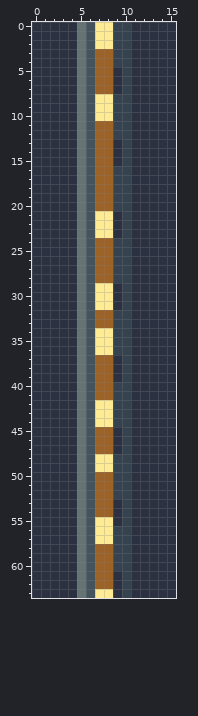
Pixel-art file -- src/main/art/machines/block/transport/energy_cable_active.aseprite. That is the earlier state.
16x64 pixels, 1 frame. Colours within 5 levels of each other are drawn and written as one.
The result:
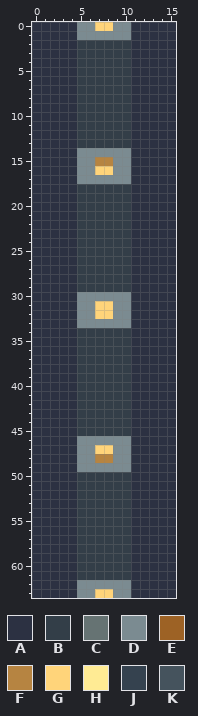
Palette (. is transparent): A #2c3142  B #333e48  C #667373  D #7b8b91  E #9d6225  F #b68441  G #ffd47a  H #ffeb94  J #35424f  K #45535d
Log entry: Apply guarded furnace and graphite industrial finishes
Diff:
{"change": "layer \"Solid graphite jacket\" added"}
{"change": "layer \"Metal fittings\" added"}
{"change": "layer \"Service indicator\" added"}
{"change": "layer \"Recess and shade\" removed"}
{"change": "layer \"Brushing and reflected light\" removed"}
{"change": "layer \"Hardware and signals\" removed"}
{"where": "layers \"Service indicator\", \"Metal fittings\", \"Solid graphite jacket\""}
{"y":0,"x":5,"old":"CKHHJJ","new":"DDGGDD"}
{"y":1,"x":5,"old":"CKHHJJ","new":"DDDDDD"}
{"y":2,"x":5,"old":"CKHHJJ","new":"BBBBBB"}
{"y":3,"x":5,"old":"CKEEJJ","new":"BBBBBB"}
{"y":4,"x":5,"old":"CKEEJJ","new":"BBBBBB"}
{"y":5,"x":5,"old":"CKEEAJ","new":"BBBBBB"}
{"y":6,"x":5,"old":"CKEEAJ","new":"BBBBBB"}
{"y":7,"x":5,"old":"CKEEAJ","new":"BBBBBB"}
{"y":8,"x":5,"old":"CKHHJJ","new":"BBBBBB"}
{"y":9,"x":5,"old":"CKHHJJ","new":"BBBBBB"}
{"y":10,"x":5,"old":"CKHHJJ","new":"BBBBBB"}
{"y":11,"x":5,"old":"CKEEJJ","new":"BBBBBB"}
{"y":12,"x":5,"old":"CKEEJJ","new":"BBBBBB"}
{"y":13,"x":5,"old":"CKEEAJ","new":"BBBBBB"}
{"y":14,"x":5,"old":"CKEEAJ","new":"DDDDDD"}
{"y":15,"x":5,"old":"CKEEAJ","new":"DDFFDD"}
{"y":16,"x":5,"old":"CKEEJJ","new":"DDGGDD"}
{"y":17,"x":5,"old":"CKEEJJ","new":"DDDDDD"}
{"y":18,"x":5,"old":"CKEEJJ","new":"BBBBBB"}
{"y":19,"x":5,"old":"CKEEJJ","new":"BBBBBB"}
{"y":20,"x":5,"old":"CKEEJJ","new":"BBBBBB"}
{"y":21,"x":5,"old":"CKHHAJ","new":"BBBBBB"}
{"y":22,"x":5,"old":"CKHHAJ","new":"BBBBBB"}
{"y":23,"x":5,"old":"CKHHAJ","new":"BBBBBB"}
{"y":24,"x":5,"old":"CKEEJJ","new":"BBBBBB"}
{"y":25,"x":5,"old":"CKEEJJ","new":"BBBBBB"}
{"y":26,"x":5,"old":"CKEEJJ","new":"BBBBBB"}
{"y":27,"x":5,"old":"CKEEJJ","new":"BBBBBB"}
{"y":28,"x":5,"old":"CKEEJJ","new":"BBBBBB"}
{"y":29,"x":5,"old":"CKHHAJ","new":"BBBBBB"}
{"y":30,"x":5,"old":"CKHHAJ","new":"DDDDDD"}
{"y":31,"x":5,"old":"CKHHAJ","new":"DDGGDD"}
{"y":32,"x":5,"old":"CKEEJJ","new":"DDGGDD"}
{"y":33,"x":5,"old":"CKEEJJ","new":"DDDDDD"}
{"y":34,"x":5,"old":"CKHHJJ","new":"BBBBBB"}
{"y":35,"x":5,"old":"CKHHJJ","new":"BBBBBB"}
{"y":36,"x":5,"old":"CKHHJJ","new":"BBBBBB"}
{"y":37,"x":5,"old":"CKEEAJ","new":"BBBBBB"}
{"y":38,"x":5,"old":"CKEEAJ","new":"BBBBBB"}
{"y":39,"x":5,"old":"CKEEAJ","new":"BBBBBB"}
{"y":40,"x":5,"old":"CKEEJJ","new":"BBBBBB"}
{"y":41,"x":5,"old":"CKEEJJ","new":"BBBBBB"}
{"y":42,"x":5,"old":"CKHHJJ","new":"BBBBBB"}
{"y":43,"x":5,"old":"CKHHJJ","new":"BBBBBB"}
{"y":44,"x":5,"old":"CKHHJJ","new":"BBBBBB"}
{"y":45,"x":5,"old":"CKEEAJ","new":"BBBBBB"}
{"y":46,"x":5,"old":"CKEEAJ","new":"DDDDDD"}
{"y":47,"x":5,"old":"CKEEAJ","new":"DDGGDD"}
{"y":48,"x":5,"old":"CKHHJJ","new":"DDFFDD"}
{"y":49,"x":5,"old":"CKHHJJ","new":"DDDDDD"}
{"y":50,"x":5,"old":"CKEEJJ","new":"BBBBBB"}
{"y":51,"x":5,"old":"CKEEJJ","new":"BBBBBB"}
{"y":52,"x":5,"old":"CKEEJJ","new":"BBBBBB"}
{"y":53,"x":5,"old":"CKEEAJ","new":"BBBBBB"}
{"y":54,"x":5,"old":"CKEEAJ","new":"BBBBBB"}
{"y":55,"x":5,"old":"CKHHAJ","new":"BBBBBB"}
{"y":56,"x":5,"old":"CKHHJJ","new":"BBBBBB"}
{"y":57,"x":5,"old":"CKHHJJ","new":"BBBBBB"}
{"y":58,"x":5,"old":"CKEEJJ","new":"BBBBBB"}
{"y":59,"x":5,"old":"CKEEJJ","new":"BBBBBB"}
{"y":60,"x":5,"old":"CKEEJJ","new":"BBBBBB"}
{"y":61,"x":5,"old":"CKEEAJ","new":"BBBBBB"}
{"y":62,"x":5,"old":"CKEEAJ","new":"DDDDDD"}
{"y":63,"x":5,"old":"CKHHAJ","new":"DDGGDD"}
{"label":"changed","picture_box":[77,22,131,598]}
